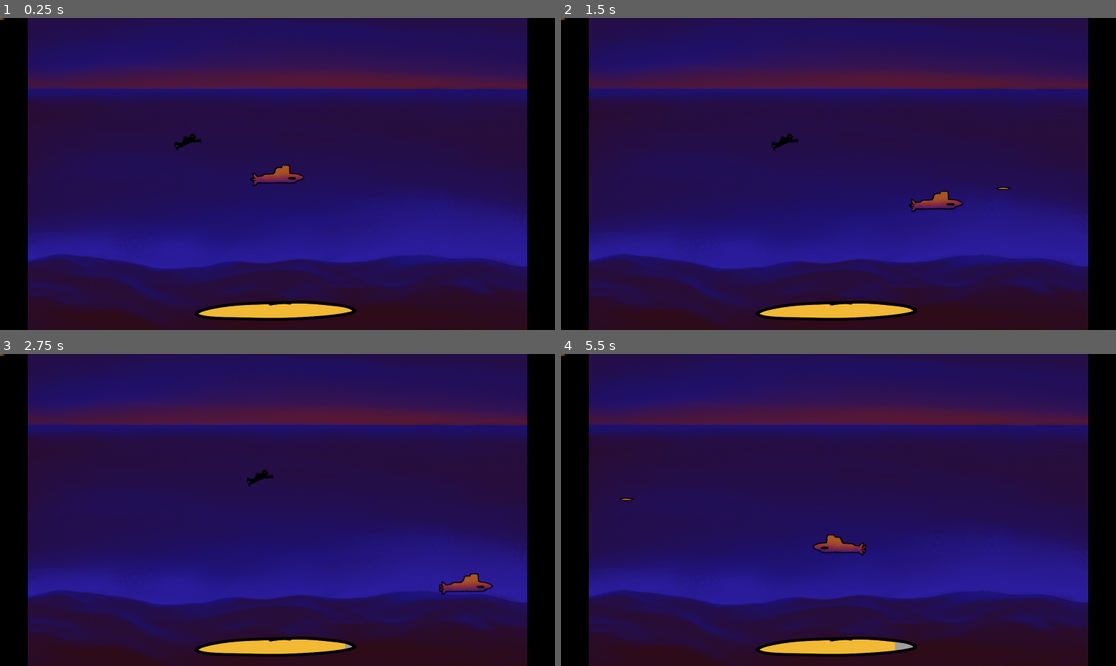
Above: before the commit, frames 1-4 (two rows, left to right).
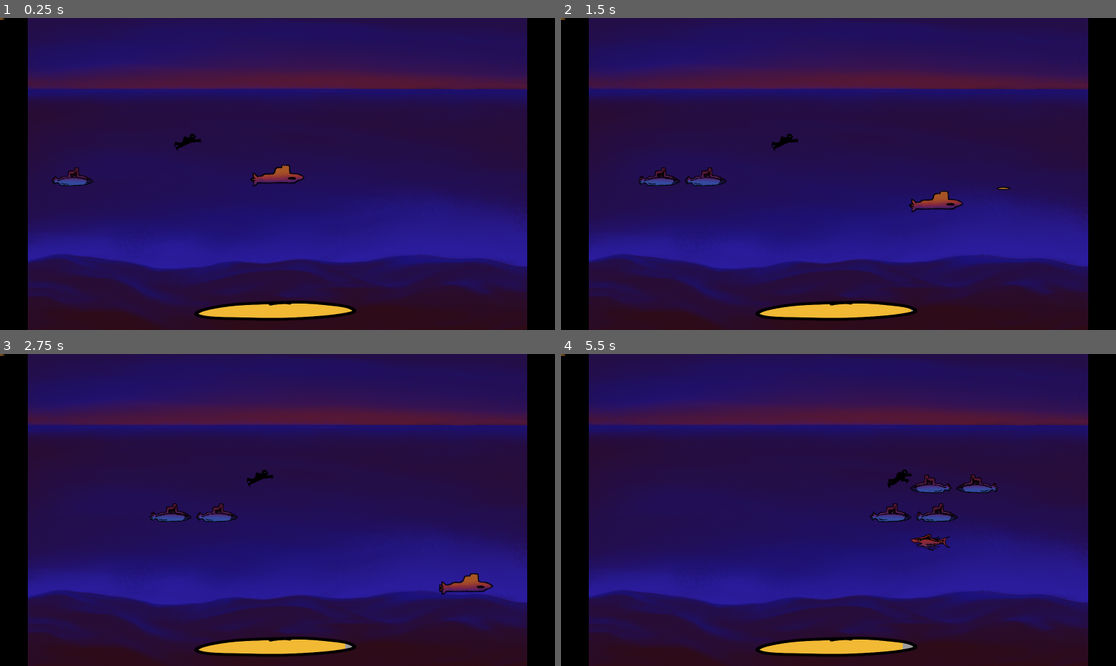
Above: after the commit, the same moments.

Repository: bakdorl/Seaquest
Game: Godot game, scene res://ocean.tscn
Same seed, same stepped clock (60 frames per second), same inputs: the game is played once before the commit and once after it.
Inputs:
- Up to frame 1 (0.25 s): no input
- Up to frame 2 (1.5 s): hold D (right) 0.53-1.28 s; tap Space (shoot) at 0.6, 1.35 s; hold S (down) from 1.28 s (still down)
- Up to frame 3 (2.75 s): release S (down) at 2.03 s; hold D (right) from 2.03 s (still down); tap Space (shoot) at 2.1 s
- Up to frame 4 (5.5 s): release D (right) at 2.78 s; hold W (up) 2.78-3.53 s; tap Space (shoot) every 0.75 s from 2.85 to 5.1 s; hold A (left) 3.53-5.03 s; hold S (down) from 5.03 s (still down)

The runs differ from the first frame. In frame 1, 0.2% of the frame differs, in the area x 9-17%, y 47-54%; in frame 2, 0.5%; in frame 3, 0.5%; in frame 4, 1.7%, in the area x 10-79%, y 36-96%.

Commit message:
enemies system first version

Diff:
--- /dev/null
+++ b/enemysub.tscn
@@ -0,0 +1,48 @@
+[gd_scene format=3 uid="uid://byhnwhm3b0ckx"]
+
+[ext_resource type="Script" uid="uid://1kjgqorun07" path="res://enemysub/enemysub.gd" id="1_agvd4"]
+[ext_resource type="Texture2D" uid="uid://bus3km7uhd803" path="res://enemysub/Enemyub.png" id="2_l671s"]
+
+[sub_resource type="AtlasTexture" id="AtlasTexture_aws21"]
+atlas = ExtResource("2_l671s")
+region = Rect2(0, 0, 158, 79)
+
+[sub_resource type="AtlasTexture" id="AtlasTexture_utwj8"]
+atlas = ExtResource("2_l671s")
+region = Rect2(158, 0, 158, 79)
+
+[sub_resource type="AtlasTexture" id="AtlasTexture_e8ilk"]
+atlas = ExtResource("2_l671s")
+region = Rect2(316, 0, 158, 79)
+
+[sub_resource type="SpriteFrames" id="SpriteFrames_xgj7f"]
+animations = [{
+"frames": [{
+"duration": 1.0,
+"texture": SubResource("AtlasTexture_aws21")
+}, {
+"duration": 1.0,
+"texture": SubResource("AtlasTexture_utwj8")
+}, {
+"duration": 1.0,
+"texture": SubResource("AtlasTexture_e8ilk")
+}],
+"loop": true,
+"name": &"default",
+"speed": 5.0
+}]
+
+[sub_resource type="RectangleShape2D" id="RectangleShape2D_1ixhq"]
+size = Vector2(141, 60)
+
+[node name="enemysub" type="Area2D" unique_id=1448156138 groups=["enemies"]]
+script = ExtResource("1_agvd4")
+
+[node name="AnimatedSprite2D" type="AnimatedSprite2D" parent="." unique_id=1923557946]
+sprite_frames = SubResource("SpriteFrames_xgj7f")
+
+[node name="CollisionShape2D" type="CollisionShape2D" parent="." unique_id=1602392605]
+position = Vector2(1.5, 0)
+shape = SubResource("RectangleShape2D_1ixhq")
+
+[connection signal="area_entered" from="." to="." method="_on_area_entered"]
--- /dev/null
+++ b/enemysub/enemysub.gd
@@ -0,0 +1,21 @@
+extends Area2D
+
+
+@export var speed = 200.0
+var direction = -1
+
+func _ready():
+	$AnimatedSprite2D.play("default")
+	$AnimatedSprite2D.flip_h = (direction == 1)
+	add_to_group("enemies")
+
+func _process(delta):
+	position.x += speed * direction * delta
+
+	if position.x > 2000 or position.x < 1:
+		queue_free()
+
+func _on_area_entered(area):
+	if area.is_in_group("projectiles"):
+		area.queue_free()
+		queue_free()
--- a/ocean.tscn
+++ b/ocean.tscn
@@ -6,10 +6,12 @@
 [ext_resource type="PackedScene" uid="uid://b556op5qq7hop" path="res://oxygen_ui.tscn" id="4_bwgqs"]
 [ext_resource type="Script" uid="uid://dmyk7r82ddd4a" path="res://diver/diver.gd" id="5_n3fli"]
 [ext_resource type="Texture2D" uid="uid://bson4kbkuptkn" path="res://diver/Diver.png" id="6_n3fli"]
+[ext_resource type="PackedScene" uid="uid://cpcarmow0byaj" path="res://shark.tscn" id="7_06qne"]
+[ext_resource type="Script" uid="uid://1wrbeenktfmd" path="res://spawn_manager.gd" id="9_nrb0v"]
+[ext_resource type="PackedScene" uid="uid://byhnwhm3b0ckx" path="res://enemysub.tscn" id="9_v5bp3"]
 
-[sub_resource type="CapsuleShape2D" id="CapsuleShape2D_06qne"]
-radius = 31.0
-height = 66.0
+[sub_resource type="RectangleShape2D" id="RectangleShape2D_06qne"]
+size = Vector2(94.44104, 34.750336)
 
 [sub_resource type="AtlasTexture" id="AtlasTexture_qijwg"]
 atlas = ExtResource("6_n3fli")
@@ -84,7 +86,10 @@
 script = ExtResource("5_n3fli")
 
 [node name="CollisionShape2D" type="CollisionShape2D" parent="diver" unique_id=574258854]
-shape = SubResource("CapsuleShape2D_06qne")
+position = Vector2(-6.068054, -4.8728943)
+rotation = -0.41358843
+scale = Vector2(0.9999998, 0.9999998)
+shape = SubResource("RectangleShape2D_06qne")
 
 [node name="AnimatedSprite2D" type="AnimatedSprite2D" parent="diver" unique_id=1738389220]
 sprite_frames = SubResource("SpriteFrames_nrb0v")
@@ -92,6 +97,13 @@
 
 [node name="VisibleOnScreenNotifier2D" type="VisibleOnScreenNotifier2D" parent="diver" unique_id=270189707]
 
+[node name="shark" parent="." unique_id=1477438915 instance=ExtResource("7_06qne")]
+
+[node name="SpawnManager" type="Node2D" parent="." unique_id=1179353335]
+script = ExtResource("9_nrb0v")
+
+[node name="enemysub" parent="." unique_id=1448156138 instance=ExtResource("9_v5bp3")]
+
 [connection signal="oxygen_changed" from="Submarine" to="oxygen_ui/UI/TextureProgressBar" method="_on_submarine_oxygen_changed"]
 [connection signal="screen_exited" from="diver/VisibleOnScreenNotifier2D" to="diver" method="_on_visible_on_screen_notifier_2d_screen_exited"]
 
--- a/player/scripts/submarine.gd
+++ b/player/scripts/submarine.gd
@@ -104,6 +104,8 @@
 	if area.is_in_group("divers"):
 		pick_up_diver()
 		area.queue_free()
+	if area.is_in_group("enemies"):
+		explode()
 
 func refill_oxygen(delta):
 	current_oxygen += (oxygen_speed * 8) * delta
--- a/project.godot
+++ b/project.godot
@@ -19,6 +19,10 @@
 
 window/size/viewport_width=1920
 window/size/viewport_height=1080
+
+[global_group]
+
+projectiles=""
 
 [input]
 
--- a/projectile_scene.tscn
+++ b/projectile_scene.tscn
@@ -6,7 +6,7 @@
 [sub_resource type="RectangleShape2D" id="RectangleShape2D_dkkfy"]
 size = Vector2(47, 10)
 
-[node name="projectile" type="Area2D" unique_id=314485621]
+[node name="projectile" type="Area2D" unique_id=314485621 groups=["projectiles"]]
 script = ExtResource("1_ggcku")
 
 [node name="Sprite2D" type="Sprite2D" parent="." unique_id=212251101]
--- /dev/null
+++ b/shark.tscn
@@ -0,0 +1,66 @@
+[gd_scene format=3 uid="uid://cpcarmow0byaj"]
+
+[ext_resource type="Script" uid="uid://bmvvd6jl2vv43" path="res://shark/shark.gd" id="1_d5pdq"]
+[ext_resource type="Texture2D" uid="uid://cb577jvg5o25l" path="res://shark/Shark.png" id="2_k17ol"]
+
+[sub_resource type="AtlasTexture" id="AtlasTexture_ned8m"]
+atlas = ExtResource("2_k17ol")
+region = Rect2(0, 0, 151, 67)
+
+[sub_resource type="AtlasTexture" id="AtlasTexture_a0hus"]
+atlas = ExtResource("2_k17ol")
+region = Rect2(151, 0, 151, 67)
+
+[sub_resource type="AtlasTexture" id="AtlasTexture_tsjg3"]
+atlas = ExtResource("2_k17ol")
+region = Rect2(302, 0, 151, 67)
+
+[sub_resource type="AtlasTexture" id="AtlasTexture_j8ed8"]
+atlas = ExtResource("2_k17ol")
+region = Rect2(453, 0, 151, 67)
+
+[sub_resource type="AtlasTexture" id="AtlasTexture_kants"]
+atlas = ExtResource("2_k17ol")
+region = Rect2(604, 0, 151, 67)
+
+[sub_resource type="SpriteFrames" id="SpriteFrames_lxeqd"]
+animations = [{
+"frames": [{
+"duration": 1.0,
+"texture": SubResource("AtlasTexture_ned8m")
+}, {
+"duration": 1.0,
+"texture": SubResource("AtlasTexture_a0hus")
+}, {
+"duration": 1.0,
+"texture": SubResource("AtlasTexture_tsjg3")
+}, {
+"duration": 1.0,
+"texture": SubResource("AtlasTexture_j8ed8")
+}, {
+"duration": 1.0,
+"texture": SubResource("AtlasTexture_kants")
+}],
+"loop": true,
+"name": &"default",
+"speed": 5.0
+}]
+
+[sub_resource type="RectangleShape2D" id="RectangleShape2D_kfour"]
+size = Vector2(132, 60)
+
+[node name="shark" type="Area2D" unique_id=1477438915 groups=["enemies"]]
+script = ExtResource("1_d5pdq")
+
+[node name="AnimatedSprite2D" type="AnimatedSprite2D" parent="." unique_id=1779262253]
+sprite_frames = SubResource("SpriteFrames_lxeqd")
+frame_progress = 0.86681014
+
+[node name="CollisionShape2D" type="CollisionShape2D" parent="." unique_id=1230960256]
+position = Vector2(-5, 1)
+shape = SubResource("RectangleShape2D_kfour")
+
+[node name="VisibleOnScreenNotifier2D" type="VisibleOnScreenNotifier2D" parent="." unique_id=202559491]
+
+[connection signal="area_entered" from="." to="." method="_on_area_entered"]
+[connection signal="area_exited" from="." to="." method="_on_area_exited"]
--- /dev/null
+++ b/shark/shark.gd
@@ -0,0 +1,21 @@
+extends Area2D
+
+
+@export var speed = 200.0
+var direction = -1
+
+func _ready():
+	$AnimatedSprite2D.play("default")
+	$AnimatedSprite2D.flip_h = (direction == 1)
+	add_to_group("enemies")
+
+func _process(delta):
+	position.x += speed * direction * delta
+
+	if position.x > 2000 or position.x < 1:
+		queue_free()
+
+func _on_area_entered(area):
+	if area.is_in_group("projectiles"):
+		area.queue_free()
+		queue_free()
--- /dev/null
+++ b/spawn_manager.gd
@@ -0,0 +1,92 @@
+
+
+
+extends Node2D
+
+@onready var shark_scene = preload("res://shark.tscn")
+@onready var enemysub_scene = preload("res://enemysub.tscn")
+const LANES = [350, 450, 550, 650]
+
+
+var lane_active = [false, false, false, false]
+
+func _ready():
+	spawn_logic_loop()
+
+#func spawn_logic_loop():
+	#var available_indices = []
+	#for i in range(4):
+		#if not lane_active[i]:
+			#available_indices.append(i)
+	#available_indices.shuffle()
+	#var max_to_pick = min(available_indices.size(), randi_range(1, 2))
+	#for i in range(max_to_pick):
+		#var idx = available_indices[i]
+		#process_lane_spawn(idx)
+	#await get_tree().create_timer(randf_range(5.0, 8.0)).timeout
+	#spawn_logic_loop()
+#
+#
+#func process_lane_spawn(lane_idx):
+	#lane_active[lane_idx] = true
+	#var y_pos = LANES[lane_idx]
+	#var dir = 1 if randf() > 0.5 else -1
+	#var spawn_x = 200 if dir == 1 else 1720
+	#var enemy_type = shark_scene if randf() > 0.5 else enemysub_scene
+	#var count = randi_range(1, 3)
+	#for i in range(count):
+		#create_enemy(enemy_type, spawn_x, y_pos, dir)
+		#await get_tree().create_timer(0.8).timeout
+	#await get_tree().create_timer(2.0).timeout
+	#lane_active[lane_idx] = false
+#
+#func create_enemy(scene, x, y, dir):
+	#var e = scene.instantiate()
+	#e.position = Vector2(x, y)
+	#if "direction" in e:
+		#e.direction = dir
+	#add_child(e)
+
+
+
+func spawn_logic_loop():
+	var available_indices = []
+	for i in range(4):
+		if not lane_active[i]:
+			available_indices.append(i)
+	available_indices.shuffle()
+	var num_to_attempt = randi_range(1, 2)
+	for i in range(min(num_to_attempt, available_indices.size())):
+		var idx = available_indices[i]
+		if not lane_active[idx]:
+			process_lane_spawn(idx)
+	await get_tree().create_timer(randf_range(3.0, 5.0)).timeout
+	spawn_logic_loop()
+
+func process_lane_spawn(lane_idx):
+	lane_active[lane_idx] = true
+	var y_pos = LANES[lane_idx]
+	var dir = 1 if randf() > 0.5 else -1
+	var spawn_x = 200 if dir == 1 else 1720
+	var enemy_type = shark_scene if randf() > 0.5 else enemysub_scene
+	var count = 1
+	var roll = randf()
+	if roll < 0.65:
+		count = 1
+	elif roll < 0.90:
+		count = 2
+	else:
+		count = 3
+	for i in range(count):
+		create_enemy(enemy_type, spawn_x, y_pos, dir)
+		await get_tree().create_timer(0.8).timeout
+	await get_tree().create_timer(5.0).timeout
+	lane_active[lane_idx] = false
+
+
+func create_enemy(scene, x, y, dir):
+	var e = scene.instantiate()
+	e.position = Vector2(x, y)
+	if "direction" in e:
+		e.direction = dir
+	add_child(e)
Binary file added: enemysub/Enemyub.png
Not shown, added: enemysub/Enemyub.png.import
Not shown, added: enemysub/enemysub.gd.uid
Binary file added: shark/Shark.png
Not shown, added: shark/Shark.png.import
Not shown, added: shark/shark.gd.uid
Not shown, added: spawn_manager.gd.uid
